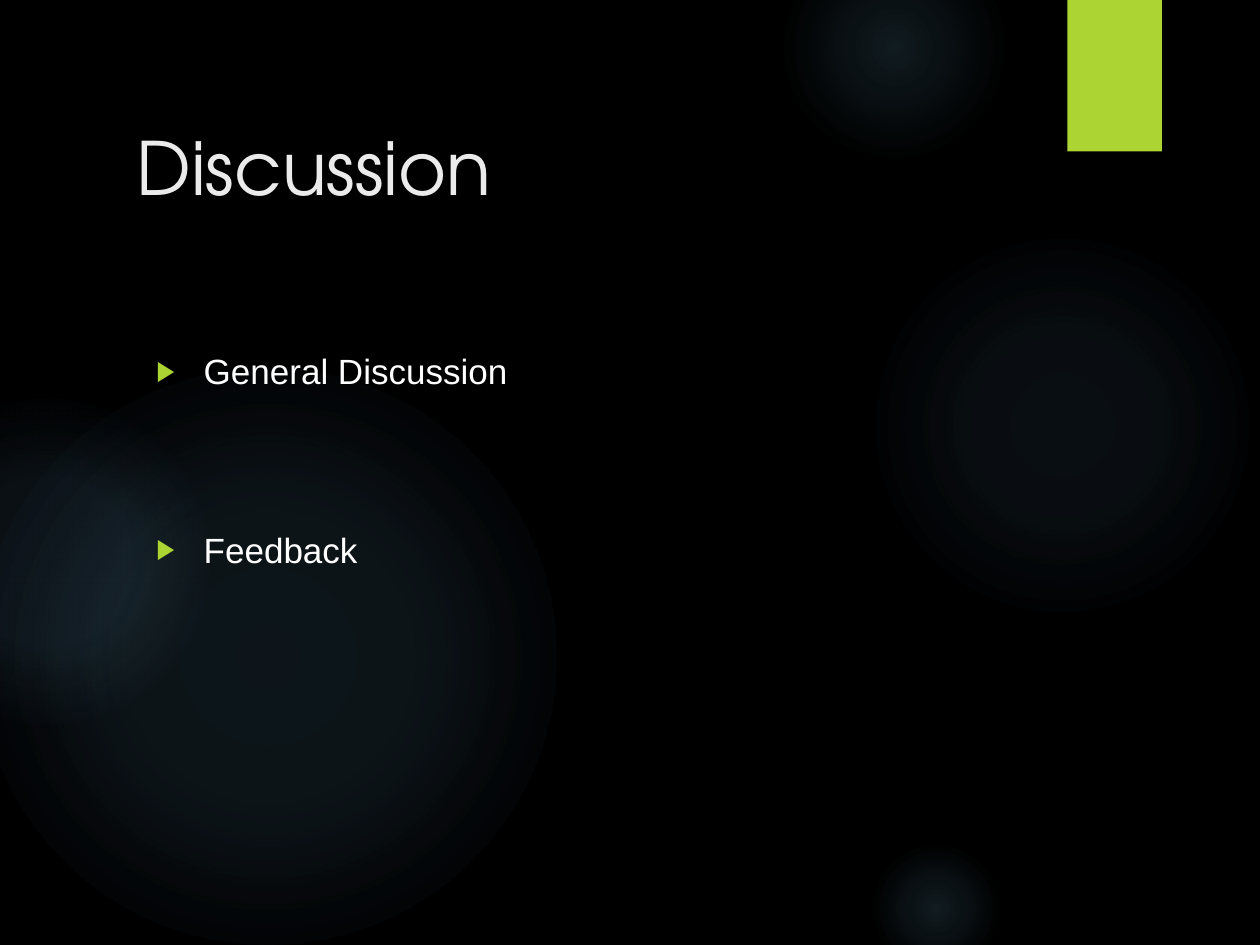
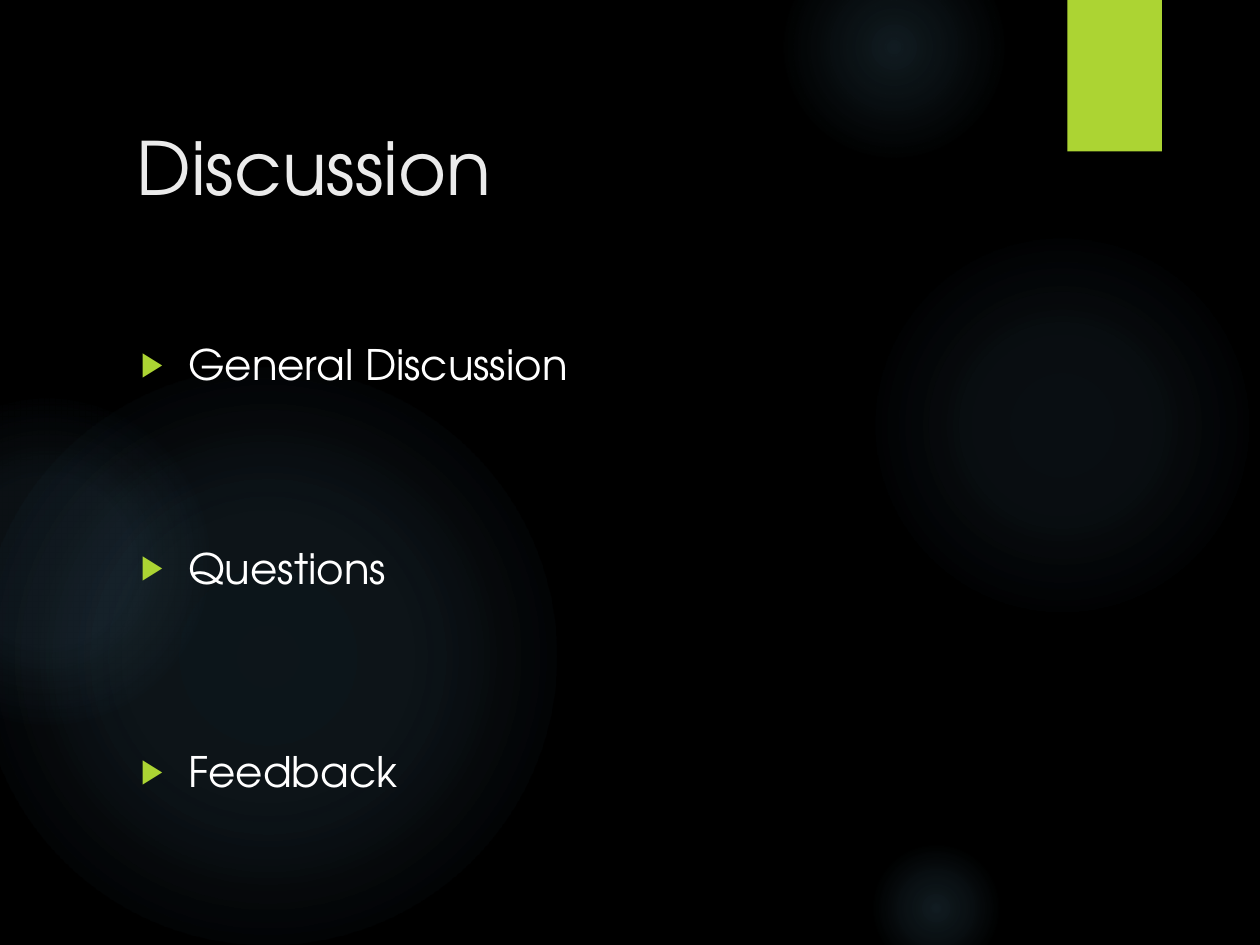
Before and after one commit to Virksaabnavjot/Documentation-MeetingRoom-Pro, a slide deck: slide 40 of Documentation/Final Presentaion/Presentation.pptx (slide 21 before the commit). Drawn at 1260x945 pixels with LibreOffice and Linux fonts; fonts in the diff are those of the drawing; background and template pictures are left out. Boxes give left, top, right and bottom in pixels: in the first picture for what was removed or moved away, otherwise in the second. Text is boxed around its words. In the diff, an @@ line names an element or a change of style, - is before the commit and + after.

```diff
--- a/Documentation/Final Presentaion/Presentation.pptx
+++ b/Documentation/Final Presentaion/Presentation.pptx
@@ text "General Discussion": place and size @@
-text "General Discussion" at box(204, 358, 507, 564)
+text "General Discussion" at box(188, 348, 568, 788)
@@ text at box(188, 348, 568, 788): size 20 to 24 pt, font Arial to TeX Gyre Adventor in "General Discussion", "Feedback" @@
@@ text at box(188, 552, 386, 585): paragraph added @@
+▶ Questions
```
Also in this commit, not shown: 14 other slides changed, 24 slides added, 4 slides removed, 1 other file.
